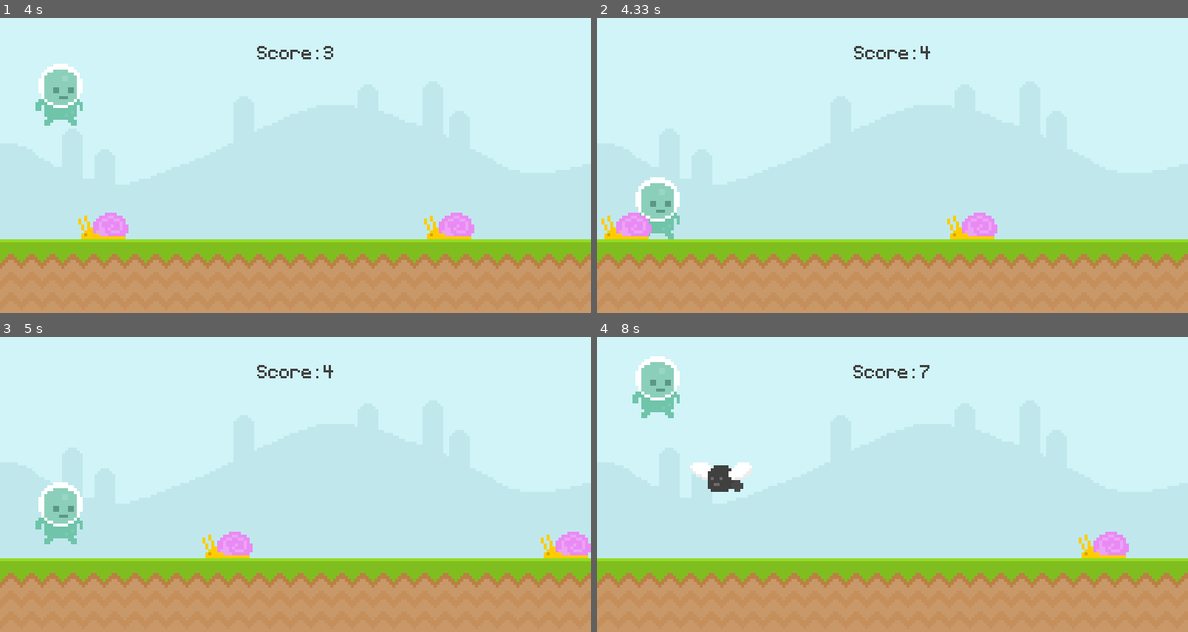
Above: before the commit, frames 1-4 (two rows, left to right).
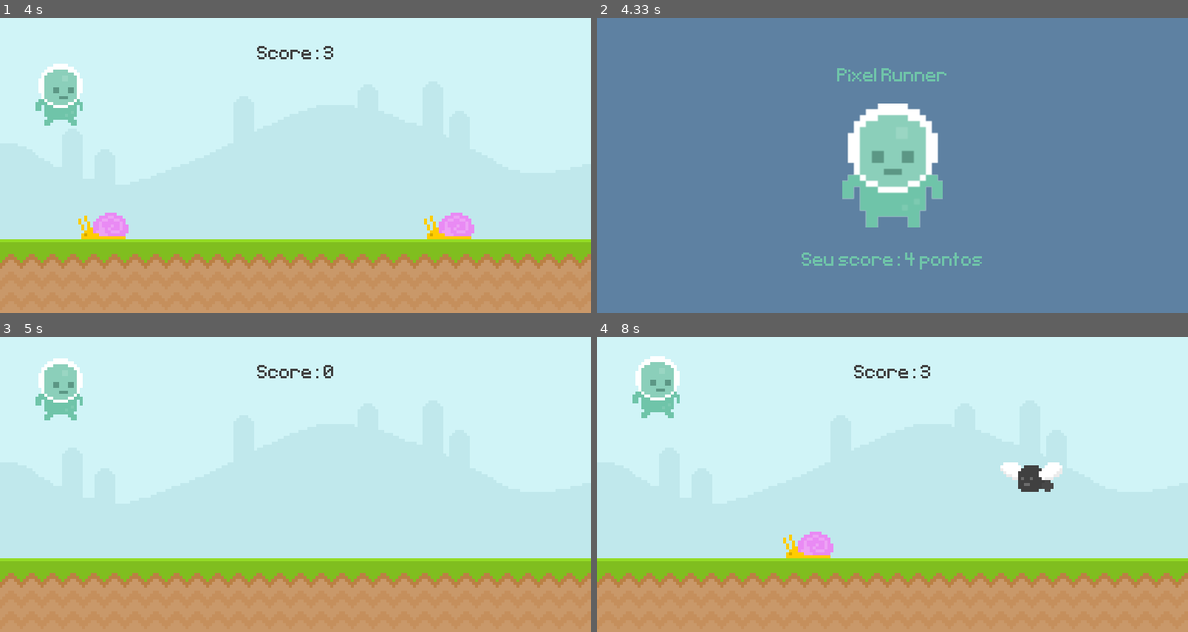
Above: after the commit, the same moments.

Repository: XxipeTotecs/PythonGame
Game: pygame game, started from index.py
Same seed, same stepped clock (60 frames per second), same inputs: the game is played once before the commit and once after it.
Inputs (mouse positions are in pixels of both pictures, inside the frame that each line leads up to):
- Up to frame 1 (4 s): tap Space at 0.33, 2, 2.4, 2.7, 3.23, 3.53 s; click (59, 206) at 0.72 s; click (449, 138) at 3.72 s
- Up to frame 2 (4.33 s): tap Space at 4.07 s
- Up to frame 3 (5 s): tap Space at 4.37, 4.63 s
- Up to frame 4 (8 s): tap Space at 5.4, 5.8, 6.1, 6.87, 7.17, 7.37, 7.67 s

Frame 1 is identical in both runs. In frame 2, 100% of the frame differs, in the area x 0-100%, y 0-100%; in frame 3, 3.7%; in frame 4, 2.6%.

Commit message:
adicionando colisão

Diff:
--- a/index.py
+++ b/index.py
@@ -28,6 +28,14 @@
         return obstacle_list
     else:
         return []
+
+
+def collisions(player, obstacles):
+    if obstacles:
+        for obstacles_rect in obstacles:
+            if player.colliderect(obstacles_rect):
+                return False
+    return True
 
 
 pygame.init()
@@ -134,10 +142,14 @@
         obstacle_rect_list = obstacleMovement(obstacle_rect_list)
 
         # Colisão
+        game_active = collisions(player_retangulo, obstacle_rect_list)
 
     else:
         screen.fill((94, 129, 162))
         screen.blit(player_stand, player_stand_rect)
+        obstacle_rect_list.clear()
+        player_retangulo.midbottom = (80, 300)
+        player_gravidade = 0
 
         score_message = test_font.render(
             f'Seu score: {score} pontos', False, (111, 196, 169))
